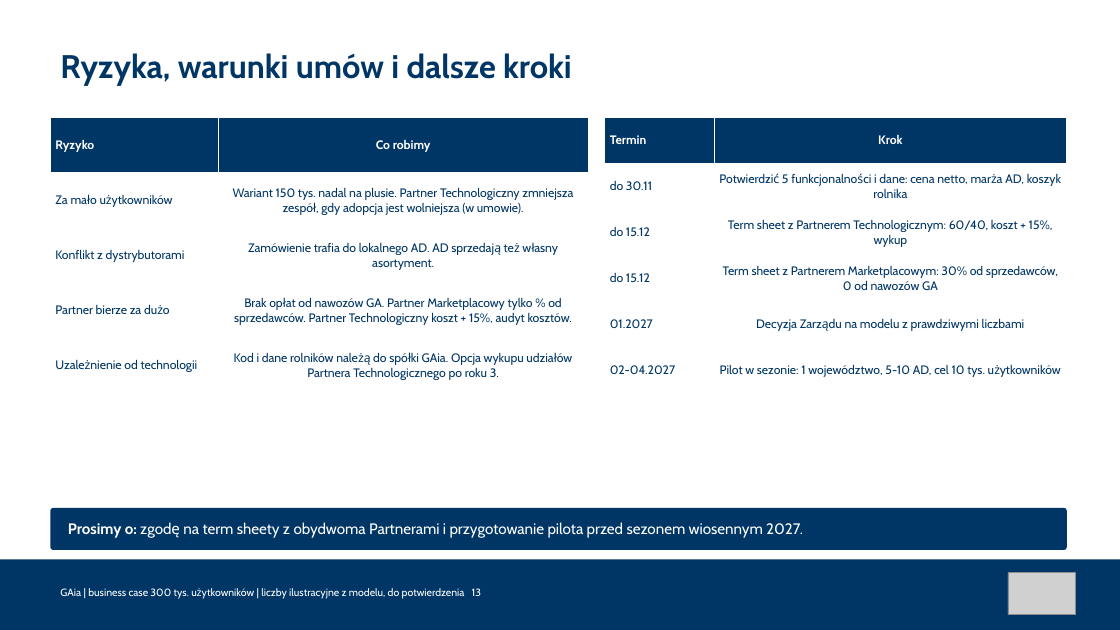
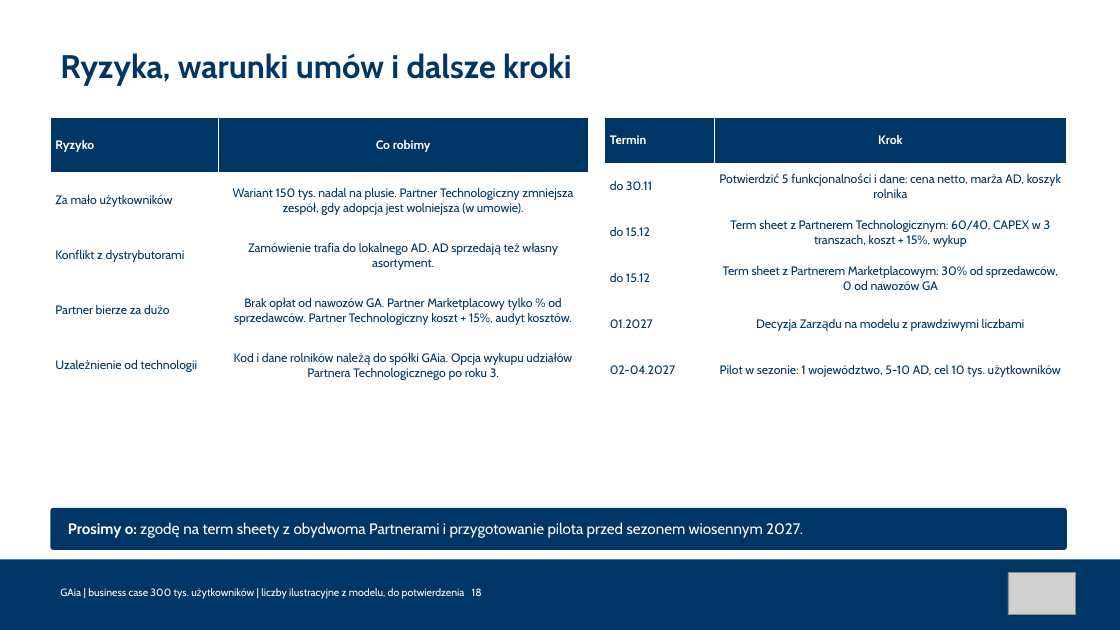
Before and after one commit to Angelika-pruchniak/gaia, a slide deck: slide 18 of GA_GAia_prezentacja_business_case.pptx (slide 13 before the commit). Drawn at 1120x630 pixels with LibreOffice and Linux fonts; fonts in the diff are those of the drawing; grey boxes stand for pictures. Boxes give left, top, right and bottom in pixels: in the first picture for what was removed or moved away, otherwise in the second. Text is boxed around its words. In the diff, an @@ line names an element or a change of style, - is before the commit and + after.

```diff
--- a/GA_GAia_prezentacja_business_case.pptx
+++ b/GA_GAia_prezentacja_business_case.pptx
@@ table at bbox=[605, 118, 1067, 393] @@
-row 3, column 2: Term sheet z Partnerem Technologicznym: 60/40, koszt + 15%, wykup
+row 3, column 2: Term sheet z Partnerem Technologicznym: 60/40, CAPEX w 3 transzach, koszt + 15%, wykup
@@ text at bbox=[60, 588, 482, 599]: text changed @@
-GAia | business case 300 tys. użytkowników | liczby ilustracyjne z modelu, do potwierdzenia 13
+GAia | business case 300 tys. użytkowników | liczby ilustracyjne z modelu, do potwierdzenia 18
```
Also in this commit, not shown: 10 other slides changed, 7 slides added, 2 slides removed, 7 other files.
